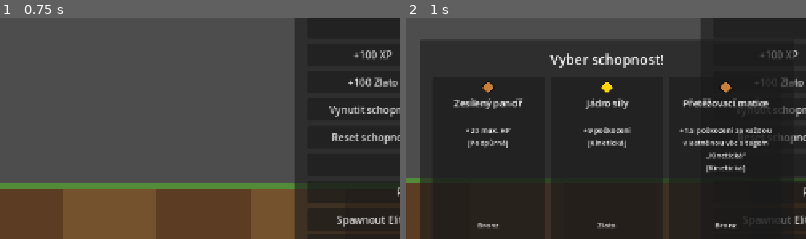
Above: before the commit, frames 1-2 (left to right).
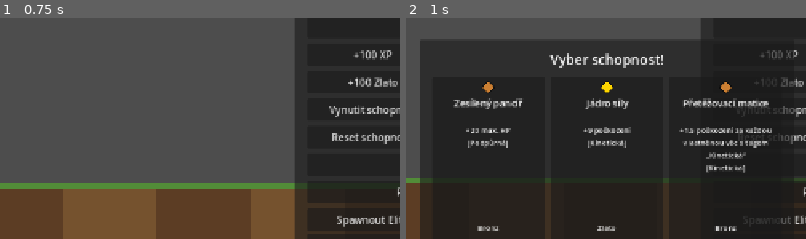
Above: after the commit, the same moments.

Repository: Wazzbi/auto-battler
Game: Godot game, scene res://scenes/main.tscn
Two runs of this game, one before a commit and one after it. Both use one fixed random seed, a clock stepped at 60 frames per second and the inputs below.
Inputs:
- Up to frame 1 (0.75 s): click "Debug" at 0.5 s
- Up to frame 2 (1 s): no input
The pictures show only the part of the screen within x 25-75%, y 20-70%; the shares and areas given below are measured in that part.

Frame 1 is identical in both runs. In frame 2, 0.4% of the frame differs, in the area x 17-83%, y 92-97%.

Commit message:
Zobrazit výslednou hodnotu po sloučení u karet vylepšujících schopnost
Karty s aktivním zeleným upgrade indikátorem teď navíc zeleně ukazují,
jakou hodnotu bude mít schopnost po sloučení (rarita+1) - GameManager.
get_ability_desc() refaktorován na get_ability_value_text() + tag suffix,
aby šlo hodnotu na vyšší raritě spočítat bez duplicitního formátování.
Karty přerozvrženy, ať se text výsledné hodnoty nesráží s raritou pod ním.

Co-Authored-By: Claude Sonnet 5 <noreply@anthropic.com>

Diff:
--- a/scenes/ui/hud.gd
+++ b/scenes/ui/hud.gd
@@ -334,7 +334,19 @@
 		card.get_node("DescLabel").text = GameManager.get_ability_desc(ability_id, rarity)
 		card.get_node("RarityLabel").text = GameManager.SHOP_RARITY_NAMES[rarity]
 		card.get_node("RarityIcon").rarity_color = GameManager.SHOP_RARITY_COLORS[rarity]
-		card.get_node("UpgradeIndicator").visible = GameManager.is_ability_owned(ability_id)
+
+		var already_owned: bool = GameManager.is_ability_owned(ability_id)
+		card.get_node("UpgradeIndicator").visible = already_owned
+
+		var result_label: Label = card.get_node("ResultValueLabel")
+		if already_owned and rarity < GameManager.ShopRarity.DIAMOND:
+			var next_rarity: int = rarity + 1
+			result_label.text = "→ %s (%s)" % [
+				GameManager.get_ability_value_text(ability_id, next_rarity),
+				GameManager.SHOP_RARITY_NAMES[next_rarity],
+			]
+		else:
+			result_label.text = ""
 
 		for connection in card.pressed.get_connections():
 			card.pressed.disconnect(connection["callable"])
--- a/scenes/ui/hud.tscn
+++ b/scenes/ui/hud.tscn
@@ -980,19 +980,32 @@
 offset_left = 10.0
 offset_top = 76.0
 offset_right = 170.0
-offset_bottom = 222.0
+offset_bottom = 168.0
 theme_override_font_sizes/font_size = 12
 text = "Popis"
 horizontal_alignment = 1
 autowrap_mode = 2
 
+[node name="ResultValueLabel" type="Label" parent="Control/AbilityDraftPanel/Card0"]
+layout_mode = 0
+mouse_filter = 2
+offset_left = 10.0
+offset_top = 172.0
+offset_right = 170.0
+offset_bottom = 228.0
+theme_override_colors/font_color = Color(0.3, 0.85, 0.35, 1)
+theme_override_font_sizes/font_size = 12
+text = ""
+horizontal_alignment = 1
+autowrap_mode = 2
+
 [node name="RarityLabel" type="Label" parent="Control/AbilityDraftPanel/Card0"]
 layout_mode = 0
 mouse_filter = 2
 offset_left = 10.0
-offset_top = 228.0
-offset_right = 170.0
-offset_bottom = 248.0
+offset_top = 232.0
+offset_right = 170.0
+offset_bottom = 252.0
 theme_override_font_sizes/font_size = 12
 text = "Bronz"
 horizontal_alignment = 1
@@ -1041,19 +1054,32 @@
 offset_left = 10.0
 offset_top = 76.0
 offset_right = 170.0
-offset_bottom = 222.0
+offset_bottom = 168.0
 theme_override_font_sizes/font_size = 12
 text = "Popis"
 horizontal_alignment = 1
 autowrap_mode = 2
 
+[node name="ResultValueLabel" type="Label" parent="Control/AbilityDraftPanel/Card1"]
+layout_mode = 0
+mouse_filter = 2
+offset_left = 10.0
+offset_top = 172.0
+offset_right = 170.0
+offset_bottom = 228.0
+theme_override_colors/font_color = Color(0.3, 0.85, 0.35, 1)
+theme_override_font_sizes/font_size = 12
+text = ""
+horizontal_alignment = 1
+autowrap_mode = 2
+
 [node name="RarityLabel" type="Label" parent="Control/AbilityDraftPanel/Card1"]
 layout_mode = 0
 mouse_filter = 2
 offset_left = 10.0
-offset_top = 228.0
-offset_right = 170.0
-offset_bottom = 248.0
+offset_top = 232.0
+offset_right = 170.0
+offset_bottom = 252.0
 theme_override_font_sizes/font_size = 12
 text = "Bronz"
 horizontal_alignment = 1
@@ -1102,19 +1128,32 @@
 offset_left = 10.0
 offset_top = 76.0
 offset_right = 170.0
-offset_bottom = 222.0
+offset_bottom = 168.0
 theme_override_font_sizes/font_size = 12
 text = "Popis"
 horizontal_alignment = 1
 autowrap_mode = 2
 
+[node name="ResultValueLabel" type="Label" parent="Control/AbilityDraftPanel/Card2"]
+layout_mode = 0
+mouse_filter = 2
+offset_left = 10.0
+offset_top = 172.0
+offset_right = 170.0
+offset_bottom = 228.0
+theme_override_colors/font_color = Color(0.3, 0.85, 0.35, 1)
+theme_override_font_sizes/font_size = 12
+text = ""
+horizontal_alignment = 1
+autowrap_mode = 2
+
 [node name="RarityLabel" type="Label" parent="Control/AbilityDraftPanel/Card2"]
 layout_mode = 0
 mouse_filter = 2
 offset_left = 10.0
-offset_top = 228.0
-offset_right = 170.0
-offset_bottom = 248.0
+offset_top = 232.0
+offset_right = 170.0
+offset_bottom = 252.0
 theme_override_font_sizes/font_size = 12
 text = "Bronz"
 horizontal_alignment = 1
--- a/scripts/autoload/game_manager.gd
+++ b/scripts/autoload/game_manager.gd
@@ -796,6 +796,42 @@
 	return count
 
 
+## Samotný text HODNOTY schopnosti na dané raritě, BEZ tag suffixu -
+## vytažené z get_ability_desc() (2026-09-25) tak, aby ho mohl HUD
+## znovupoužít i samostatně pro zobrazení "výsledné" hodnoty po sloučení
+## (viz "Zelené 'výsledné' hodnoty..." v CLAUDE.md, AbilityDraftPanel's
+## ResultValueLabel) bez zdvojení tagu, který se pro danou schopnost
+## nemění podle rarity.
+func get_ability_value_text(ability_id: String, rarity: int) -> String:
+	var definition: Dictionary = ABILITIES[ability_id]
+
+	if definition["type"] == "passive":
+		if definition.has("synergy"):
+			var synergy: Dictionary = definition["synergy"]
+			var per_count: float = float(synergy["value"]) * PASSIVE_EFFECT_MULTIPLIERS[rarity]
+			var synergy_tag_name: String = TAG_DISPLAY_NAMES.get(synergy["tag"], synergy["tag"])
+			return "%s za každou vlastněnou věc s tagem „%s“" % [
+				_format_stat_line(synergy["stat"], per_count), synergy_tag_name
+			]
+		var value: float = float(definition["value"]) * PASSIVE_EFFECT_MULTIPLIERS[rarity]
+		return _format_stat_line(definition["stat"], value)
+
+	var params: Dictionary = definition["effect_params"]
+	if definition["trigger"] == "shot_count" and definition["effect"] == "damage_multiplier":
+		var interval: int = definition["trigger_values"][rarity]
+		var mult: float = float(params["multiplier"])
+		return "Každý %d. výstřel: %sx poškození" % [interval, _format_stat_number(mult)]
+
+	if definition["trigger"] == "time_elapsed" and definition["effect"] == "aoe_strike":
+		var charge: float = float(definition["trigger_values"][rarity])
+		var damage: float = float(params["damage"])
+		return "Nabíjí %s s, pak %s poškození všem nepřátelům" % [
+			_format_stat_number(charge), _format_stat_number(damage)
+		]
+
+	return definition["name"]
+
+
 ## Popis schopnosti na dané raritě. Pasivní schopnosti mají obecný cyklus
 ## (jako get_shop_item_desc()), aktivní jsou zatím natvrdo podle dvou
 ## existujících trigger/effect párů - až přibude třetí, přejde i tahle větev
@@ -806,32 +842,7 @@
 func get_ability_desc(ability_id: String, rarity: int) -> String:
 	var definition: Dictionary = ABILITIES[ability_id]
 	var tag_suffix: String = _format_tag_suffix(definition.get("tags", []))
-
-	if definition["type"] == "passive":
-		if definition.has("synergy"):
-			var synergy: Dictionary = definition["synergy"]
-			var per_count: float = float(synergy["value"]) * PASSIVE_EFFECT_MULTIPLIERS[rarity]
-			var synergy_tag_name: String = TAG_DISPLAY_NAMES.get(synergy["tag"], synergy["tag"])
-			return "%s za každou vlastněnou věc s tagem „%s“%s" % [
-				_format_stat_line(synergy["stat"], per_count), synergy_tag_name, tag_suffix
-			]
-		var value: float = float(definition["value"]) * PASSIVE_EFFECT_MULTIPLIERS[rarity]
-		return "%s%s" % [_format_stat_line(definition["stat"], value), tag_suffix]
-
-	var params: Dictionary = definition["effect_params"]
-	if definition["trigger"] == "shot_count" and definition["effect"] == "damage_multiplier":
-		var interval: int = definition["trigger_values"][rarity]
-		var mult: float = float(params["multiplier"])
-		return "Každý %d. výstřel: %sx poškození%s" % [interval, _format_stat_number(mult), tag_suffix]
-
-	if definition["trigger"] == "time_elapsed" and definition["effect"] == "aoe_strike":
-		var charge: float = float(definition["trigger_values"][rarity])
-		var damage: float = float(params["damage"])
-		return "Nabíjí %s s, pak %s poškození všem nepřátelům%s" % [
-			_format_stat_number(charge), _format_stat_number(damage), tag_suffix
-		]
-
-	return definition["name"]
+	return "%s%s" % [get_ability_value_text(ability_id, rarity), tag_suffix]
 
 
 ## Celkový bonus ke statu - jediné místo, kde se progrese promítá do statů,
Not shown, changed: CLAUDE.md
